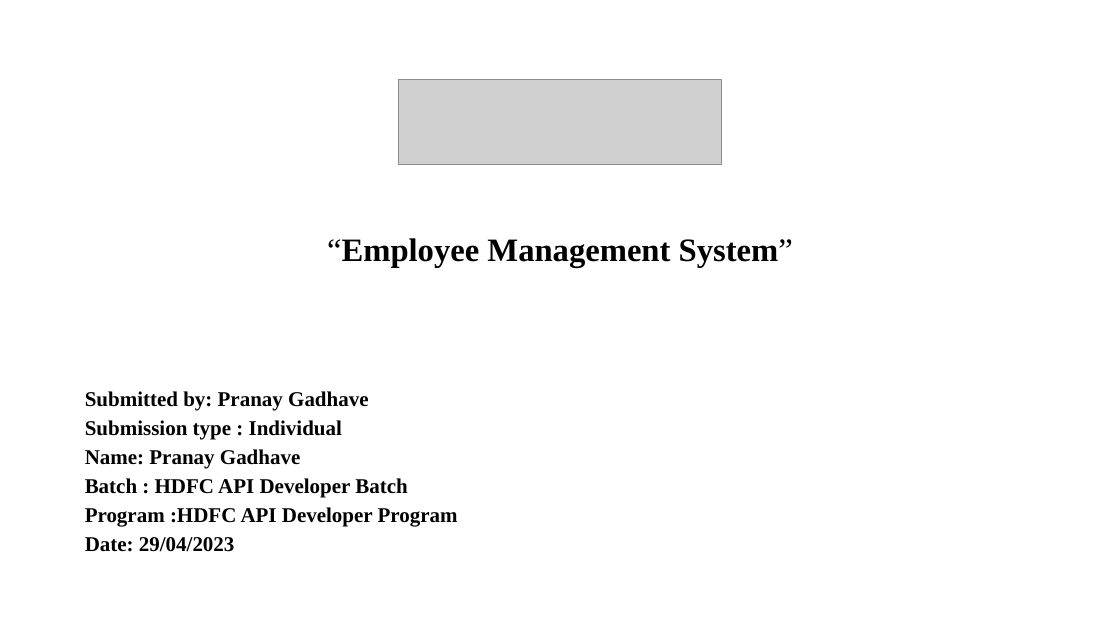
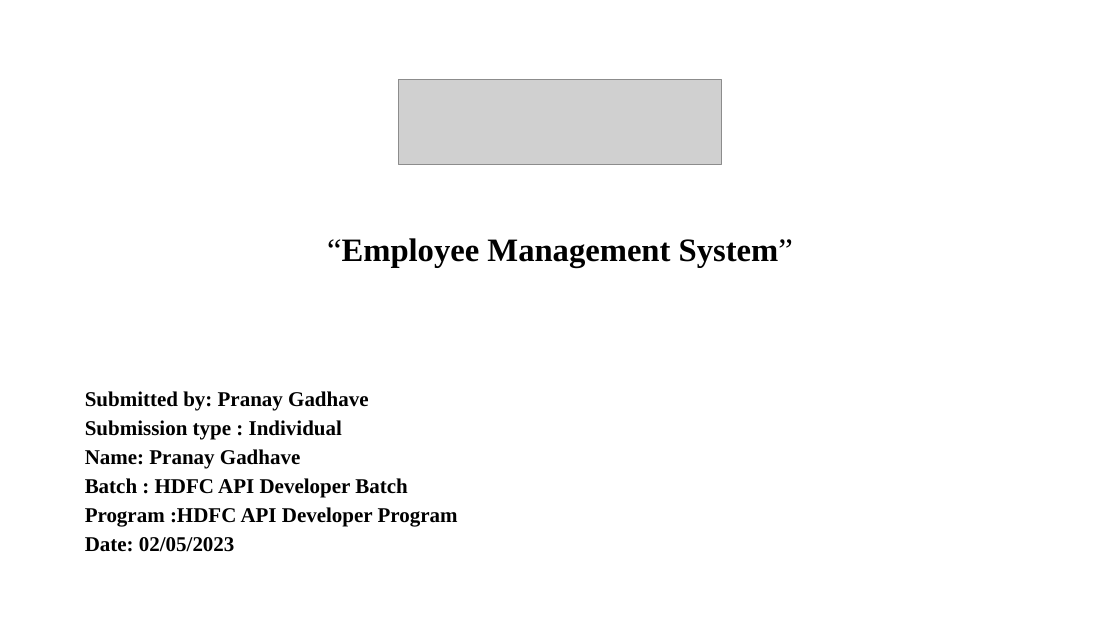
Before and after one commit to pranaygadhave/CAPSTONE, a slide deck: slide 1 of Capstone.pptx. Drawn at 1120x630 pixels with LibreOffice and Linux fonts; fonts in the diff are those of the drawing; grey boxes stand for pictures; background and template pictures are left out. Boxes give left, top, right and bottom in pixels: in the first picture for what was removed or moved away, otherwise in the second. Text is boxed around its words. In the diff, an @@ line names an element or a change of style, - is before the commit and + after.

```diff
--- a/Capstone.pptx
+++ b/Capstone.pptx
@@ text at bbox=[85, 537, 235, 552]: text changed @@
-Date: 29/04/2023
+Date: 02/05/2023
```
Also in this commit, not shown: 2 other slides changed, 1 slide removed.
